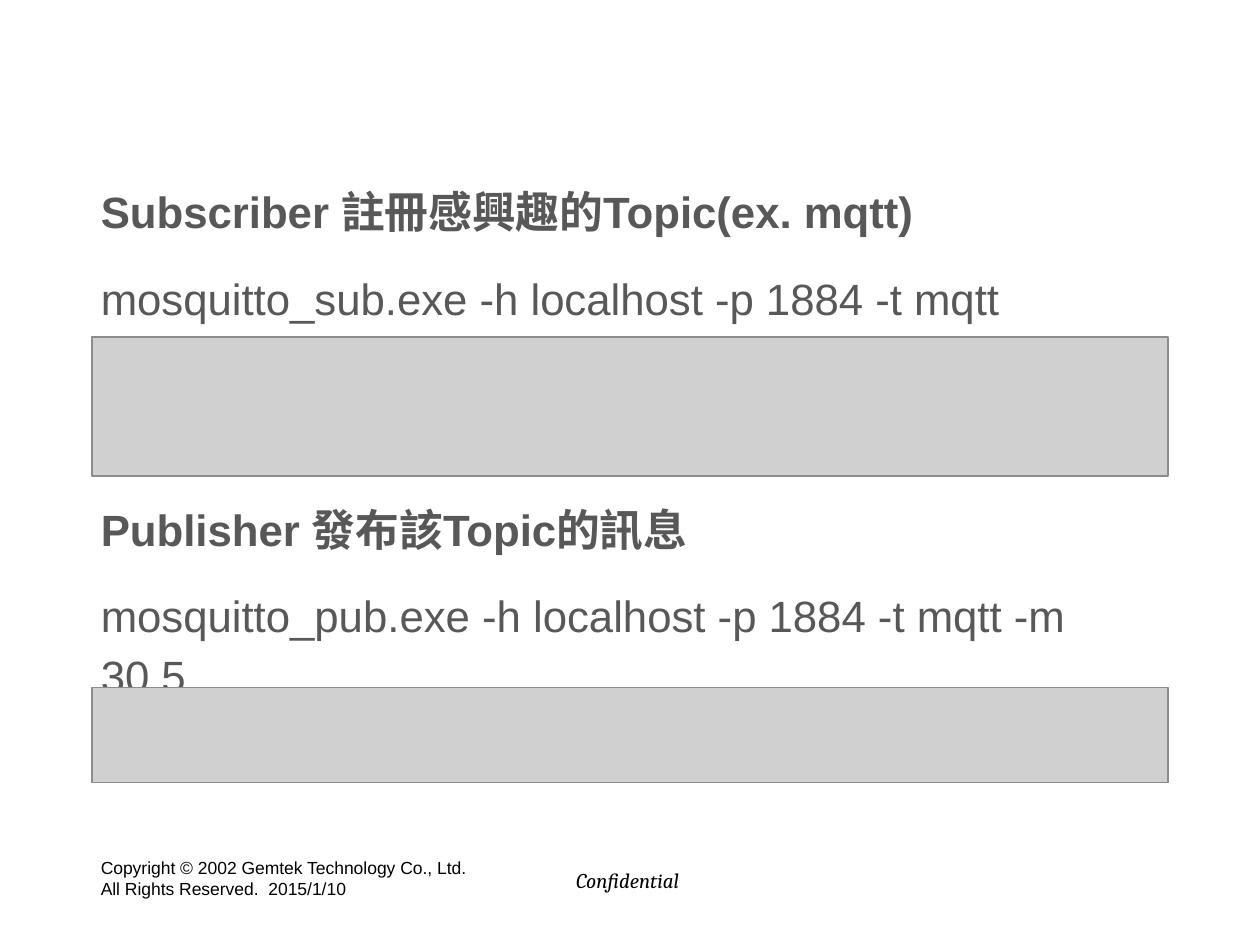
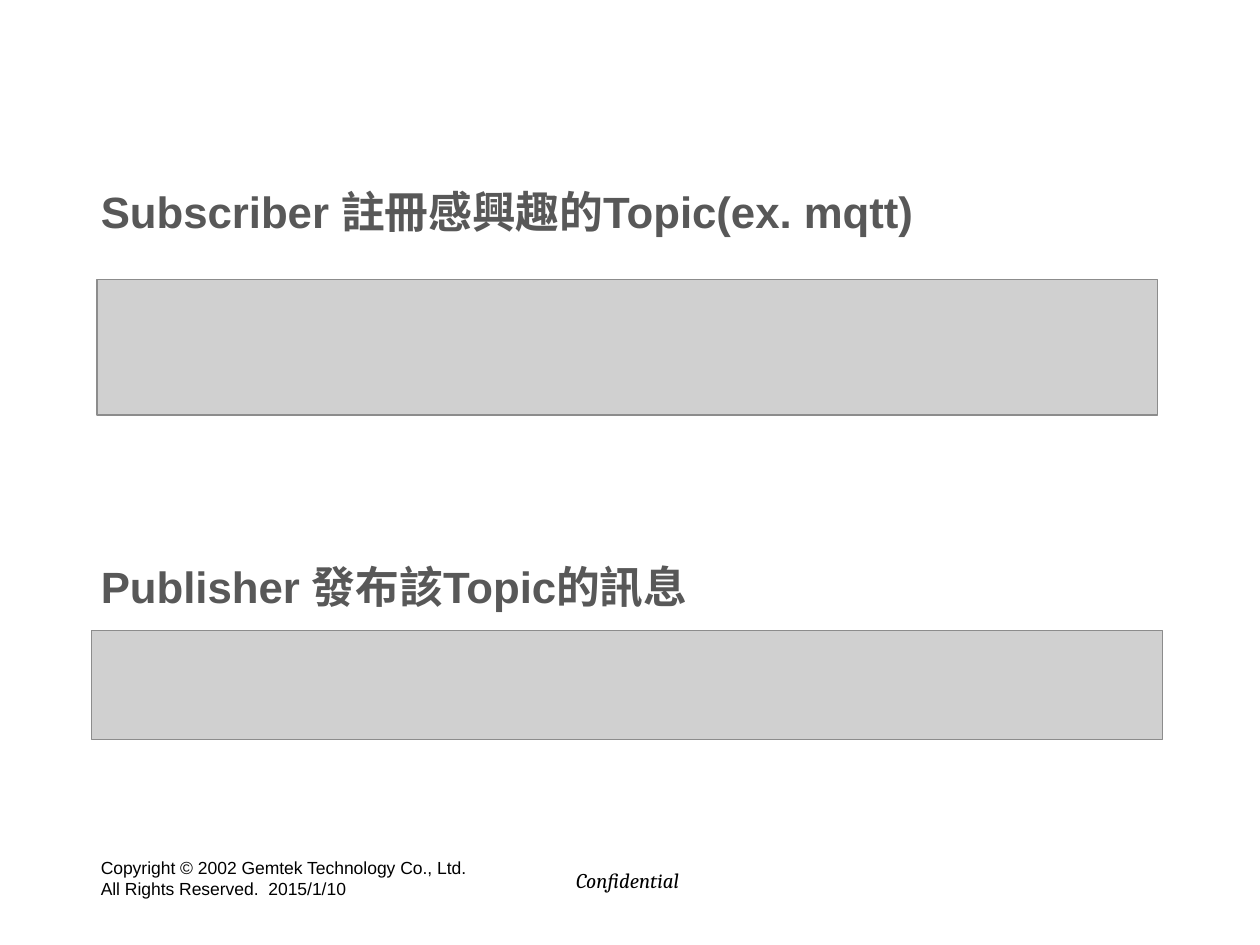
Before and after one commit to hyper570908/demo, a slide deck: slide 17 of doc/GIot_Session2.pptx (slide 10 before the commit). Drawn at 1260x945 pixels with LibreOffice and Linux fonts; fonts in the diff are those of the drawing; grey boxes stand for pictures; background and template pictures are left out. Boxes give left, top, right and bottom in pixels: in the first picture for what was removed or moved away, otherwise in the second. Text is boxed around its words. In the diff, an @@ line names an element or a change of style, - is before the commit and + after.

```diff
--- a/doc/GIot_Session2.pptx
+++ b/doc/GIot_Session2.pptx
@@ picture added at (97, 280, 1158, 416) @@
@@ text at (101, 283, 999, 324): paragraph removed @@
-mosquitto_sub.exe -h localhost -p 1884 -t mqtt
@@ picture removed at (92, 336, 1168, 475) @@
@@ text at (101, 600, 1065, 688): paragraph removed @@
-mosquitto_pub.exe -h localhost -p 1884 -t mqtt -m 30.5
@@ picture added at (92, 630, 1163, 740) @@
@@ picture removed at (92, 687, 1168, 781) @@
```
Also in this commit, not shown: 31 other slides changed, 9 slides added, 11 slides removed.
